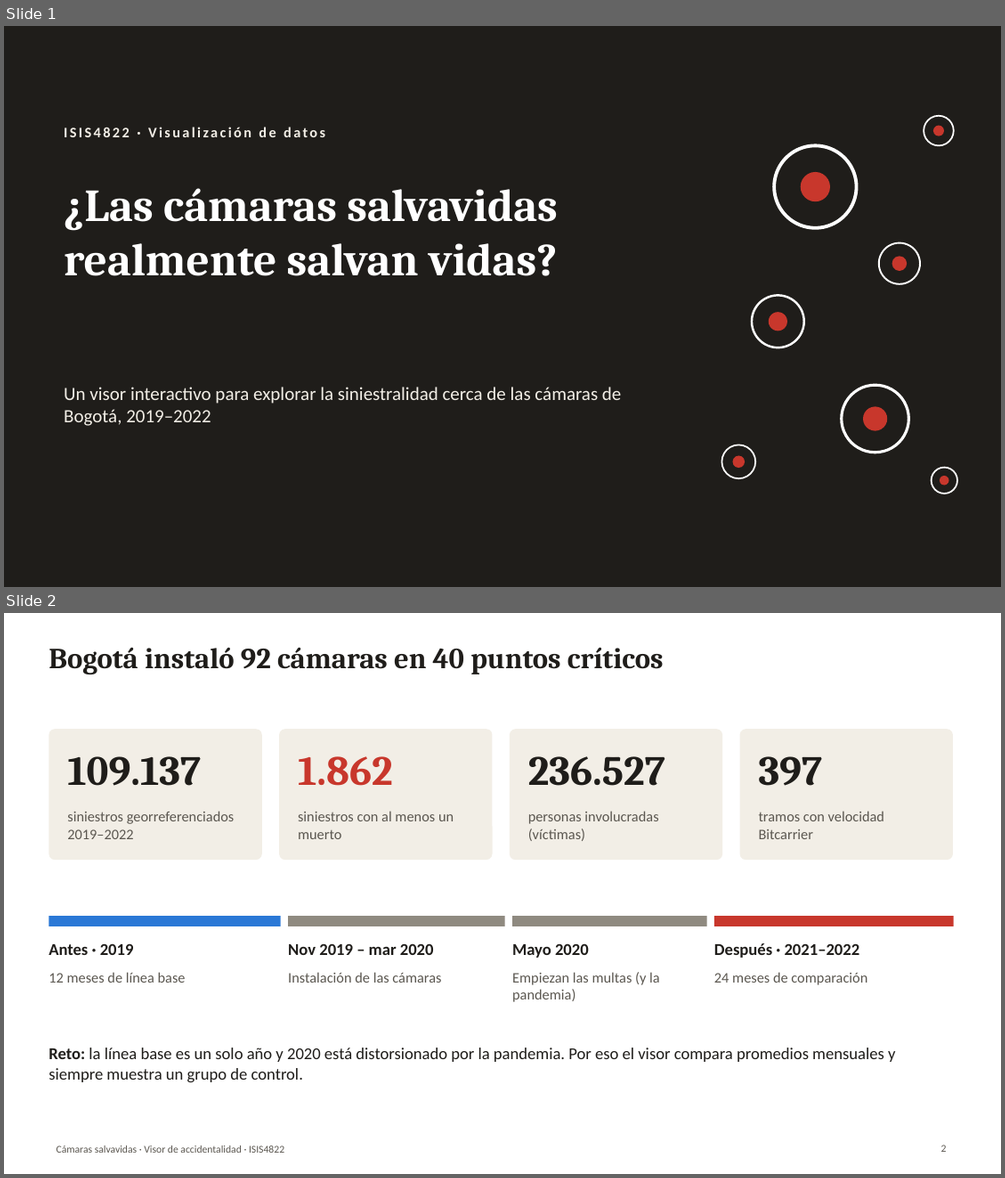
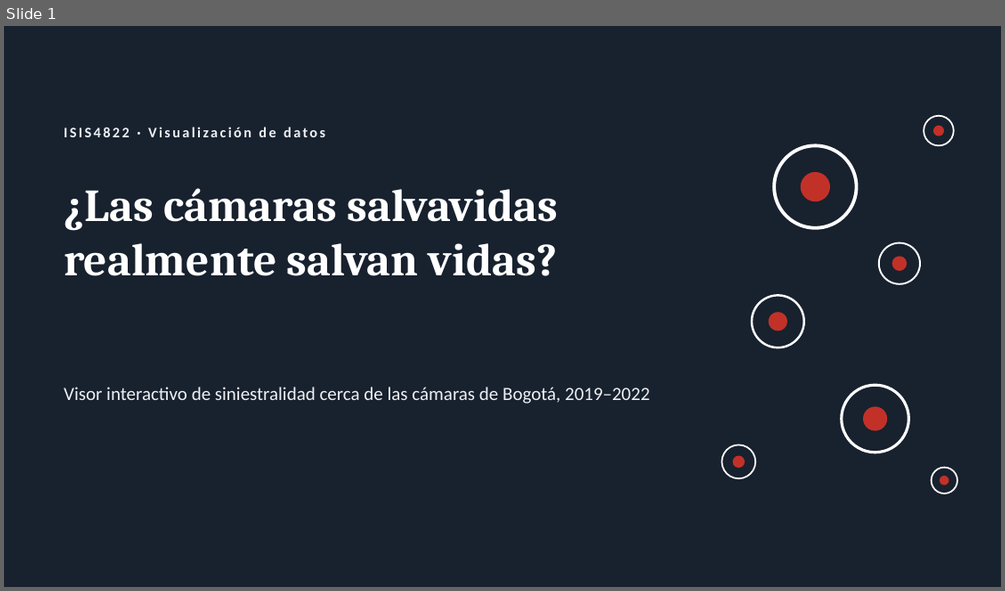
Before and after one commit to DiegoMunevar2007/ISIS4822-Accidentalidad, a slide deck: presentacion/Visor_Camaras_Salvavidas.pptx. Shown one above the other, each under a label of ours: slides 1 and 2 before the commit, slide 1 after it. The pictures are 1005x1178 and 1005x591 pixels, drawn with LibreOffice and Linux fonts; fonts in the diff are those of the drawing. Boxes give left, top, right and bottom in pixels: in the first picture for what was removed or moved away, otherwise in the second. Text is boxed around its words. In the diff, an @@ line names an element or a change of style, - is before the commit and + after.

```diff
--- a/presentacion/Visor_Camaras_Salvavidas.pptx
+++ b/presentacion/Visor_Camaras_Salvavidas.pptx
@@ slide 2 removed at box(4, 613, 1001, 1174), background #FFFFFF @@
@@ title removed at box(48, 647, 663, 674) @@
-Bogotá instaló 92 cámaras en 40 puntos críticos
@@ rounded rectangle removed at box(48, 729, 262, 860) @@
@@ rounded rectangle removed at box(279, 729, 493, 860) @@
@@ rounded rectangle removed at box(510, 729, 722, 860) @@
@@ rounded rectangle removed at box(740, 729, 953, 860) @@
@@ text removed at box(67, 756, 201, 786) @@
-109.137
@@ text removed at box(298, 756, 393, 786) @@
-1.862
@@ text removed at box(528, 756, 665, 786) @@
-236.527
@@ text removed at box(759, 756, 823, 786) @@
-397
@@ text removed at box(67, 811, 235, 839) @@
-siniestros georreferenciados 2019–2022
@@ text removed at box(298, 811, 453, 839) @@
-siniestros con al menos un muerto
@@ text removed at box(528, 811, 658, 841) @@
-personas involucradas (víctimas)
@@ text removed at box(759, 811, 884, 839) @@
-tramos con velocidad Bitcarrier
@@ rectangle removed at box(48, 916, 281, 926) @@
@@ rectangle removed at box(288, 916, 505, 926) @@
@@ rectangle removed at box(512, 916, 707, 926) @@
@@ rectangle removed at box(714, 916, 954, 926) @@
@@ text removed at box(48, 943, 134, 955) @@
-Antes · 2019
@@ text removed at box(288, 943, 434, 955) @@
-Nov 2019 – mar 2020
@@ text removed at box(512, 943, 589, 957) @@
-Mayo 2020
@@ text removed at box(714, 943, 860, 957) @@
-Después · 2021–2022
@@ text removed at box(48, 972, 186, 982) @@
-12 meses de línea base
@@ text removed at box(288, 972, 441, 982) @@
-Instalación de las cámaras
@@ text removed at box(512, 972, 660, 1002) @@
-Empiezan las multas (y la pandemia)
@@ text removed at box(714, 972, 867, 985) @@
-24 meses de comparación
@@ text removed at box(48, 1047, 895, 1082) @@
-Reto: la línea base es un solo año y 2020 está distorsionado por la pandemia. Por eso el visor compara promedios mensuales y siempre muestra un grupo de control.
@@ text removed at box(57, 1145, 284, 1152) @@
-Cámaras salvavidas · Visor de accidentalidad · ISIS4822
@@ page number removed at box(941, 1144, 947, 1151) @@
-2
@@ slide 1 changed as well @@
@@ background #1F1D1A to #18212E @@
@@ text "ISIS4822 · Visualización de datos" at box(64, 127, 325, 137): text colour #F2EEE6 to #EDF0F4 @@
@@ text at box(64, 386, 649, 403): text changed; text colour #F2EEE6 to #EDF0F4 @@
-Un visor interactivo para explorar la siniestralidad cerca de las cámaras de Bogotá, 2019–2022
+Visor interactivo de siniestralidad cerca de las cámaras de Bogotá, 2019–2022
@@ fill #1F1D1A to #18212E in 7 elements at box(774, 145, 857, 228), box(879, 243, 920, 284), box(752, 295, 804, 347), box(841, 385, 909, 452), box(923, 116, 954, 145), box(722, 445, 755, 478), box(931, 467, 957, 493) @@
@@ fill #C8372C to #C23128 in 7 elements at box(801, 172, 830, 201), box(892, 257, 907, 272), box(769, 312, 787, 330), box(863, 407, 887, 431), box(933, 126, 944, 136), box(732, 455, 744, 467), box(939, 475, 949, 485) @@
```
Also in this commit, not shown: 4 other slides changed, 7 slides added, 9 other slides removed, 17 other files.
